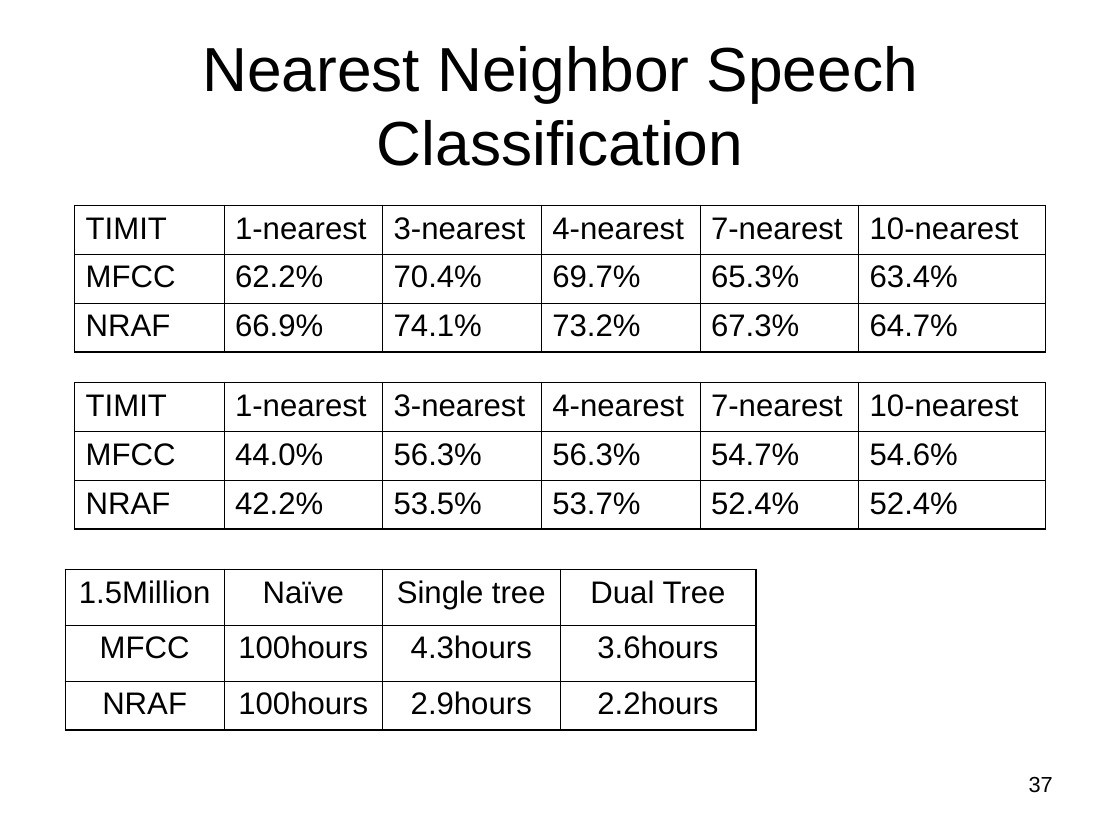
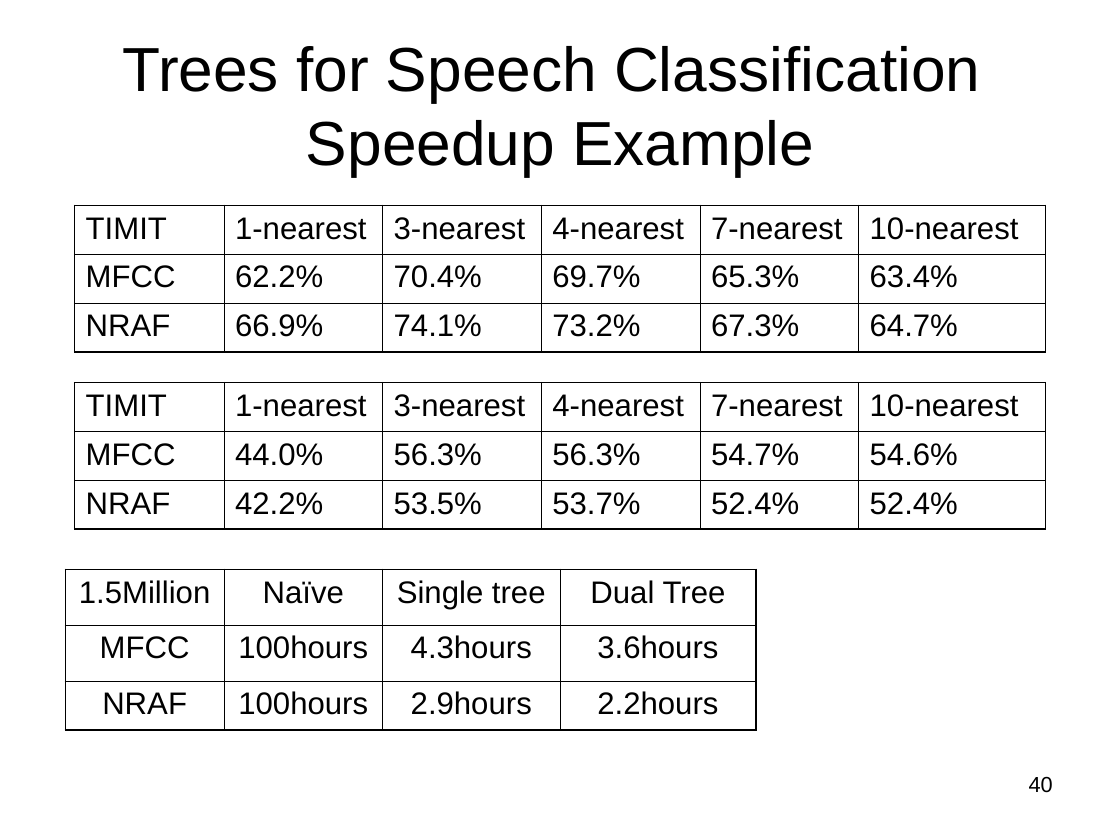
Before and after one commit to subailong/mlpack, a slide deck: slide 40 of fastlib/u/nvasil/docs/proposal/proposal.ppt (slide 37 before the commit). Drawn at 1120x840 pixels with LibreOffice and Linux fonts; fonts in the diff are those of the drawing. Boxes give left, top, right and bottom in pixels: in the first picture for what was removed or moved away, otherwise in the second. Text is boxed around its words. In the diff, an @@ line names an element or a change of style, - is before the commit and + after.

```diff
--- a/fastlib/u/nvasil/docs/proposal/proposal.ppt
+++ b/fastlib/u/nvasil/docs/proposal/proposal.ppt
@@ title at bbox=[122, 46, 980, 176]: text changed @@
-Nearest Neighbor Speech Classification
+Trees for Speech Classification
+Speedup Example
@@ page number at bbox=[1029, 776, 1053, 793]: text changed @@
-37
+40
```
Also in this commit, not shown: 16 other slides changed, 5 slides added, 1 slide removed, 4 other files.
